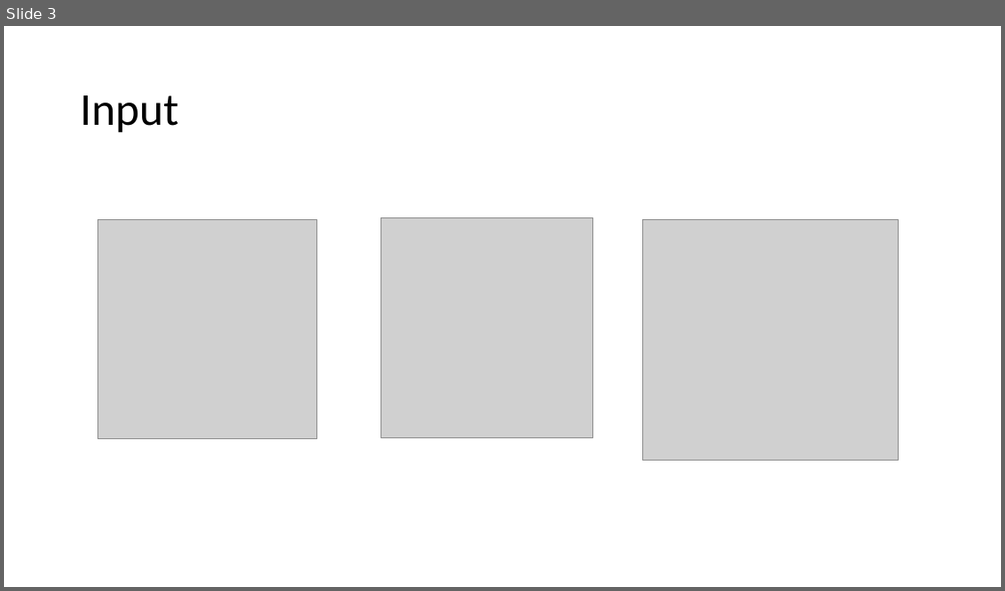
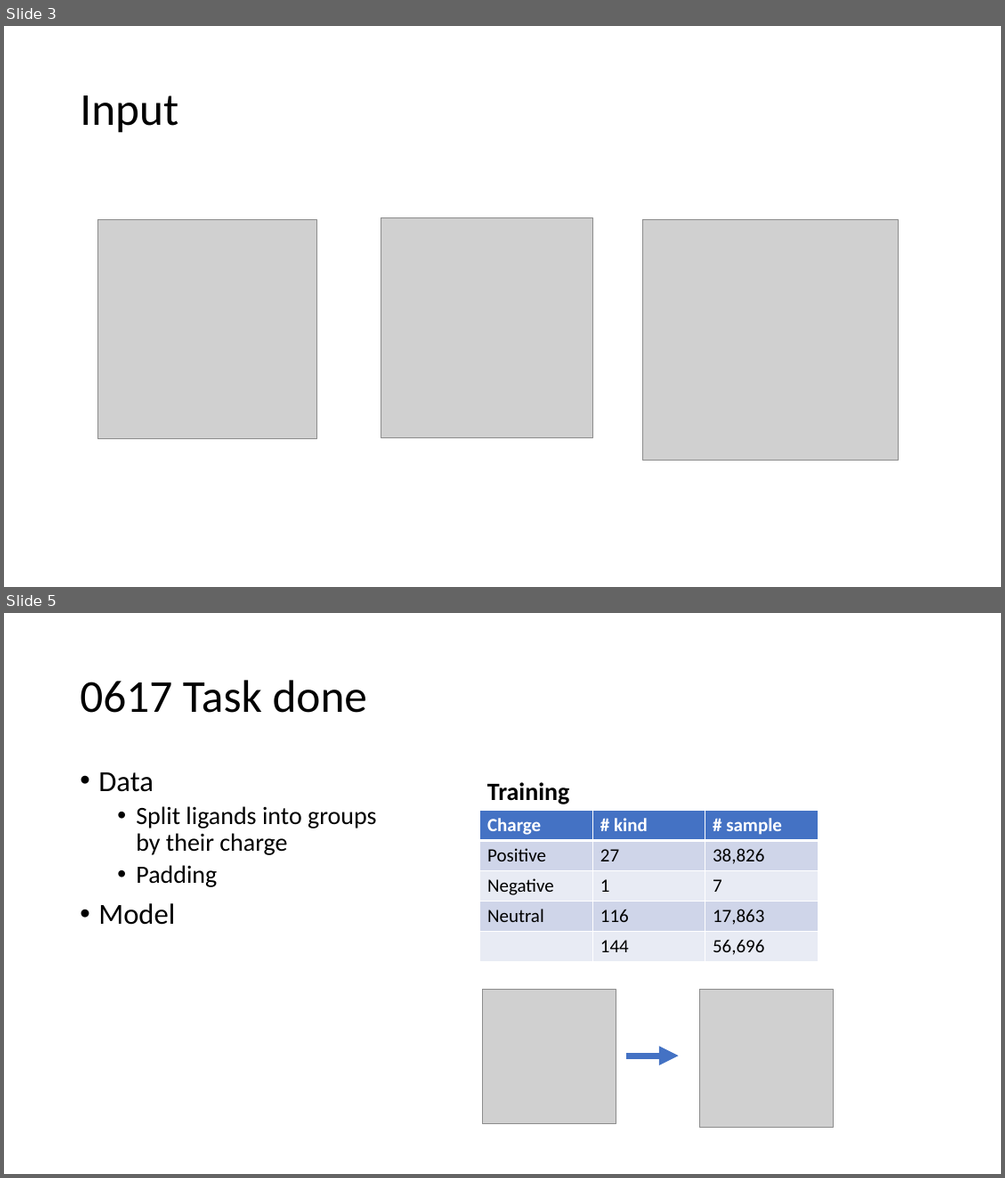
Before and after one commit to Irishikitty/Ligand_binding, a slide deck: Presentation2.pptx. Shown one above the other, each under a label of ours: slide 3 before the commit, slides 3 and 5 after it; the slides between them are not shown. The pictures are 1005x591 and 1005x1178 pixels, drawn with LibreOffice and Linux fonts; fonts in the diff are those of the drawing; grey boxes stand for pictures. Boxes give left, top, right and bottom in pixels: in the first picture for what was removed or moved away, otherwise in the second. Text is boxed around its words. In the diff, an @@ line names an element or a change of style, - is before the commit and + after.

```diff
--- a/Presentation2.pptx
+++ b/Presentation2.pptx
@@ slide 5 added at <box>4,613,1001,1174</box>, background #FFFFFF @@
@@ title added at <box>80,680,367,713</box>, 44 pt, text #000000 @@
+0617 Task done
@@ text added at <box>98,772,377,925</box>, 24 pt, text #000000 @@
+• Data
+  • Split ligands into groups by their charge
+  • Padding
+• Model
@@ text added at <box>487,782,570,804</box>, 24 pt, text #000000, bold @@
+Training
@@ table added at <box>480,810,818,962</box>, 5 rows, 3 columns @@
+Charge | # kind | # sample
+Positive | 27 | 38,826
+Negative | 1 | 7
+Neutral | 116 | 17,863
+ | 144 | 56,696
@@ picture added at <box>483,989,615,1123</box> @@
@@ picture added at <box>699,989,833,1127</box> @@
@@ arrow added from (626, 1055) to (679, 1055), #4472C4 6.25 pt @@
```
Also in this commit, not shown: 1 slide changed, 2 other slides added, 2 other files.
